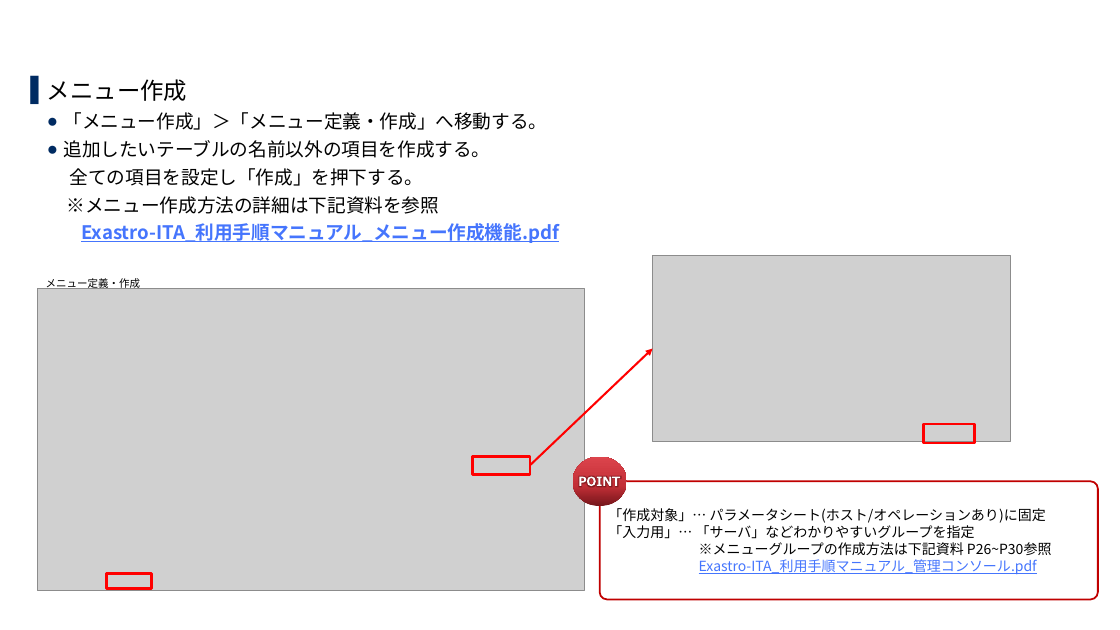
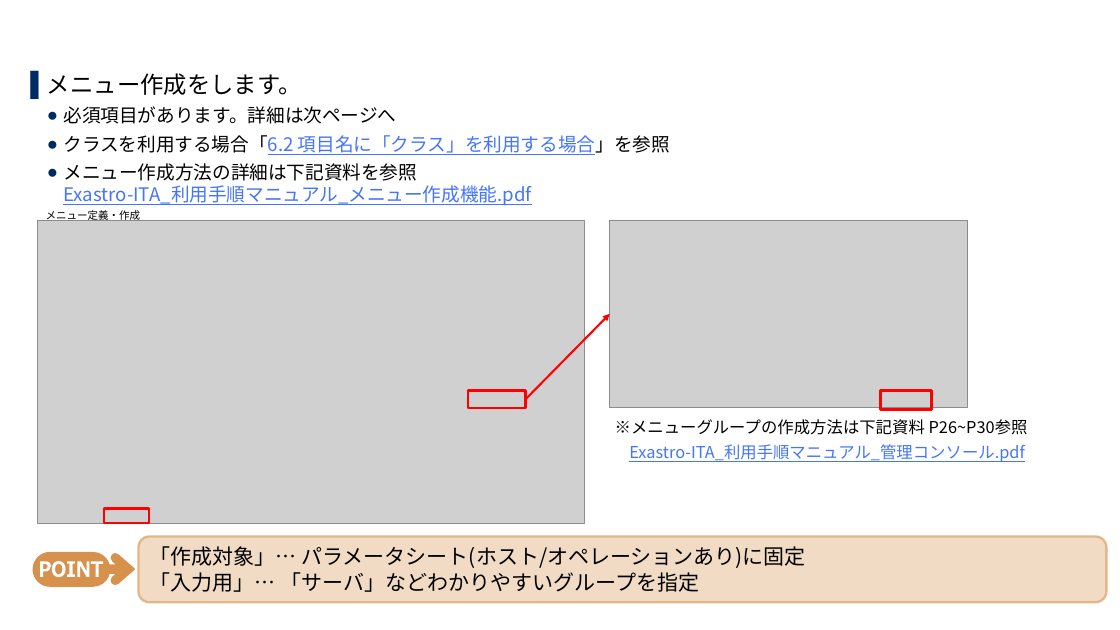
Before and after one commit to exastro-suite/SettingSamples-ServiceNow, a slide deck: slide 39 of docs/setting-samples-servicenow-install_ja.pptx (slide 42 before the commit). Drawn at 1120x630 pixels with LibreOffice and Linux fonts; fonts in the diff are those of the drawing; grey boxes stand for pictures; background and template pictures are left out. Boxes give left, top, right and bottom in pixels: in the first picture for what was removed or moved away, otherwise in the second. Text is boxed around its words. In the diff, an @@ line names an element or a change of style, - is before the commit and + after.

```diff
--- a/docs/setting-samples-servicenow-install_ja.pptx
+++ b/docs/setting-samples-servicenow-install_ja.pptx
@@ text at [47,73,670,206]: text changed @@
-▌ メニュー作成
-  ● 「メニュー作成」＞「メニュー定義・作成」へ移動する。
-  ● 追加したいテーブルの名前以外の項目を作成する。
-  全ての項目を設定し「作成」を押下する。
-      ※メニュー作成方法の詳細は下記資料を参照
-        Exastro-ITA_利用手順マニュアル_メニュー作成機能.pdf
+▌ メニュー作成をします。
+  ● 必須項目があります。詳細は次ページへ
+  ● クラスを利用する場合「6.2 項目名に「クラス」を利用する場合」を参照
+  ● メニュー作成方法の詳細は下記資料を参照
+    Exastro-ITA_利用手順マニュアル_メニュー作成機能.pdf
@@ text "メニュー定義・作成": place and size @@
-text "メニュー定義・作成" at [46,278,141,290]
+text "メニュー定義・作成" at [46,210,141,222]
@@ picture: place and size @@
-picture at [38,288,585,591]
+picture at [38,221,585,523]
@@ picture: place and size @@
-picture at [653,255,1011,442]
+picture at [610,221,968,408]
@@ arrow moved from (530, 465) - (653, 349) to (526, 399) - (610, 314) @@
@@ rectangle: place and size @@
-rectangle at [472,456,530,474]
+rectangle at [468,391,526,408]
@@ text added at [615,419,1028,462], 14 pt, text #4575FD, underline @@
+※メニューグループの作成方法は下記資料 P26~P30参照
+Exastro-ITA_利用手順マニュアル_管理コンソール.pdf
@@ rectangle: place and size @@
-rectangle at [924,424,975,443]
+rectangle at [881,391,932,409]
@@ ellipse removed at [573,456,628,506] @@
@@ freeform shape removed at [580,476,620,486] @@
@@ rectangle: place and size @@
-rectangle at [107,574,152,589]
+rectangle at [104,508,150,523]
@@ rounded rectangle "「作成対象」… パラメータシート(ホスト/オペレーションあり)に固定": place and size @@
-rounded rectangle "「作成対象」… パラメータシート(ホスト/オペレーションあり)に固定" at [600,481,1098,600]
+rounded rectangle "「作成対象」… パラメータシート(ホスト/オペレーションあり)に固定" at [139,537,1107,602]
@@ rounded rectangle "「作成対象」… パラメータシート(ホスト/オペレーションあり)に固定" at [139,537,1107,602]: size 12 to 18 pt; vertical alignment middle to top; fill #FFFFFF to #F1DBC4; outline #C00000 1.5 pt to #E4B788 2 pt; proportions changed @@
@@ freeform shape added at [33,552,135,587], fill #D6924D @@
@@ freeform shape added at [40,561,103,577], fill #FFFFFF @@
@@ text in rounded rectangle at [699,542,1052,574]: paragraphs removed @@
-    ※メニューグループの作成方法は下記資料 P26~P30参照
-    Exastro-ITA_利用手順マニュアル_管理コンソール.pdf
```
Also in this commit, not shown: 19 other slides changed, 30 slides added, 42 slides removed, 1 other file.
